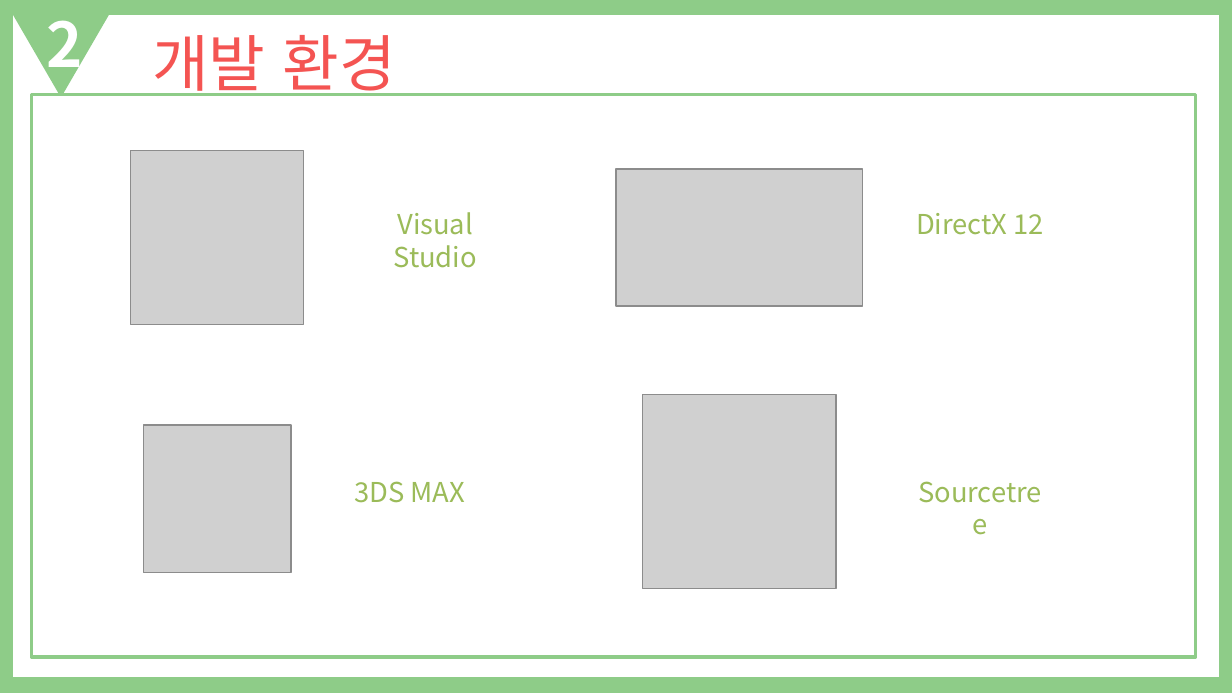
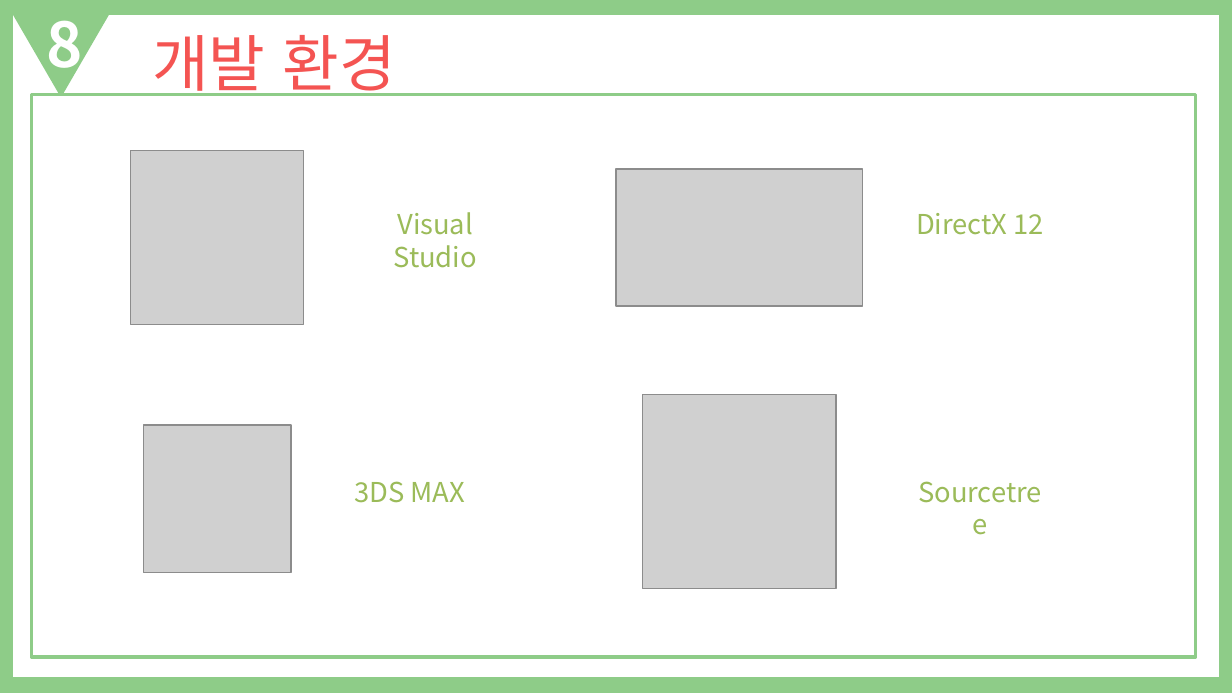
Before and after one commit to Celesta129/TeamProject, a slide deck: slide 11 of Documents/King of Playground 기획 발표자료.pptx (slide 4 before the commit). Drawn at 1232x693 pixels with LibreOffice and Linux fonts; fonts in the diff are those of the drawing; grey boxes stand for pictures. Boxes give left, top, right and bottom in pixels: in the first picture for what was removed or moved away, otherwise in the second. Text is boxed around its words. In the diff, an @@ line names an element or a change of style, - is before the commit and + after.

```diff
--- a/Documents/King of Playground 기획 발표자료.pptx
+++ b/Documents/King of Playground 기획 발표자료.pptx
@@ text at [46,20,82,83]: text changed @@
-2
+8
```
Also in this commit, not shown: 8 other slides changed, 2 slides added, 2 other files.
